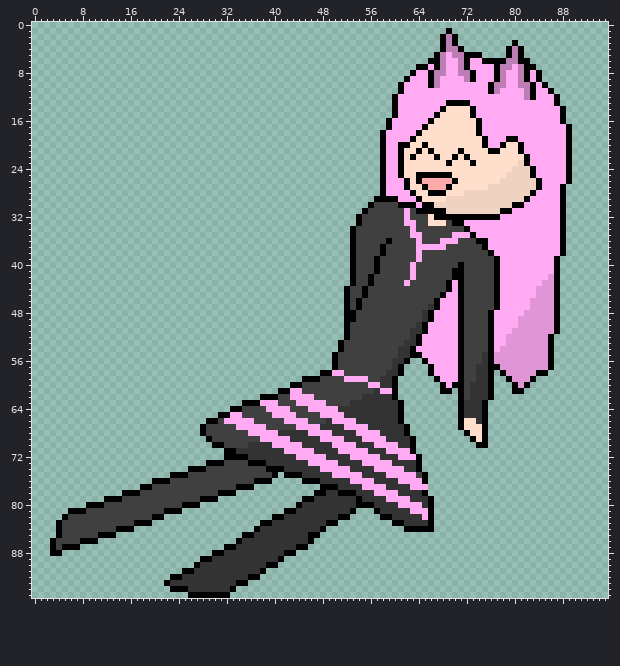
File history of a sprite sheet, amy.png. The picture above is the old version.
The file is 96x96 pixels.
Now the later version:
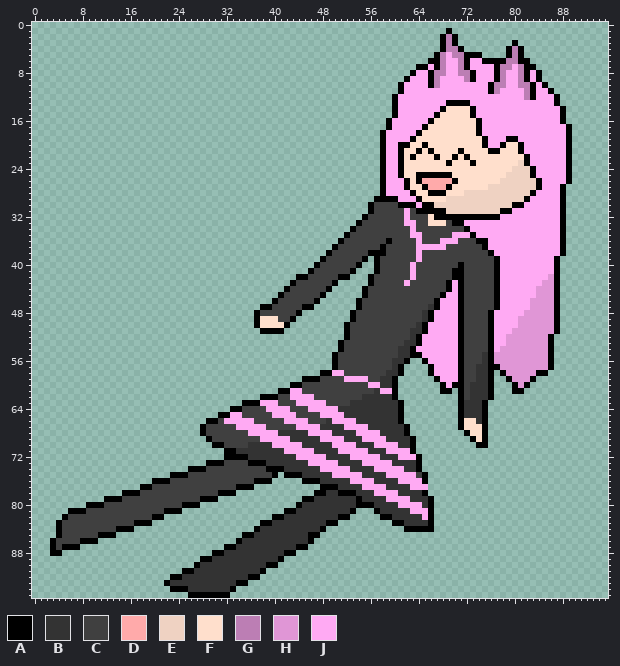
Palette (. is transparent): A #000000  B #333333  C #404040  D #ffaaaa  E #efd2c2  F #ffdfcc  G #bc7eb4  H #e096d6  J #ffaaf3
What changed:
@@ x 35..59 @@
 30 .....................ACCC
-31 ....................ACCCC
-32 ...................ACCCCC
+31 .....................ACCC
+32 ....................ACCCC
 33 ...................ACCCCC
 34 ..................ACCCCCC
-35 ..................ACCCCCC
-36 ..................ACCCCCA
-37 ..................ACCCCAC
-38 ..................ACCCCAC
-39 ..................ACCCACC
-40 ..................ACCCACC
-41 ..................ACCCACC
-42 ..................ACCACCC
-43 ..................ACCACCC
-44 .................ACCACCCC
-45 .................ACCACCCC
-46 .................ACACCCCC
-47 .................ACACCCCC
-48 .................AACCCCCC
-49 .................AACCCCCC
-50 .................ACCCCCCC
-51 .................ACCCCCCC
+35 .................ACCCCCCC
+36 ................ACCCCCCCA
+37 ...............ACCCCCCCAC
+38 ..............ACCCCCCAAAC
+39 .............ACCCCCCA.ACC
+40 ............ACCCCCCA..ACC
+41 ...........ACCCCCCA...ACC
+42 .........AACCCCCAA...ACCC
+43 ........ACCCCCCA.....ACCC
+44 .......ACCCCCCA.....ACCCC
+45 ......ACCCCCCA......ACCCC
+46 .....ACCCCCCA......ACCCCC
+47 ...AACCCCCAA.......ACCCCC
+48 ..ACCCCCCA........ACCCCCC
+49 ..AFFFCCA.........ACCCCCC
+50 ..AFFFFA.........ACCCCCCC
+51 ...AAAA..........ACCCCCCC
 52 .................ACCCCCCC
